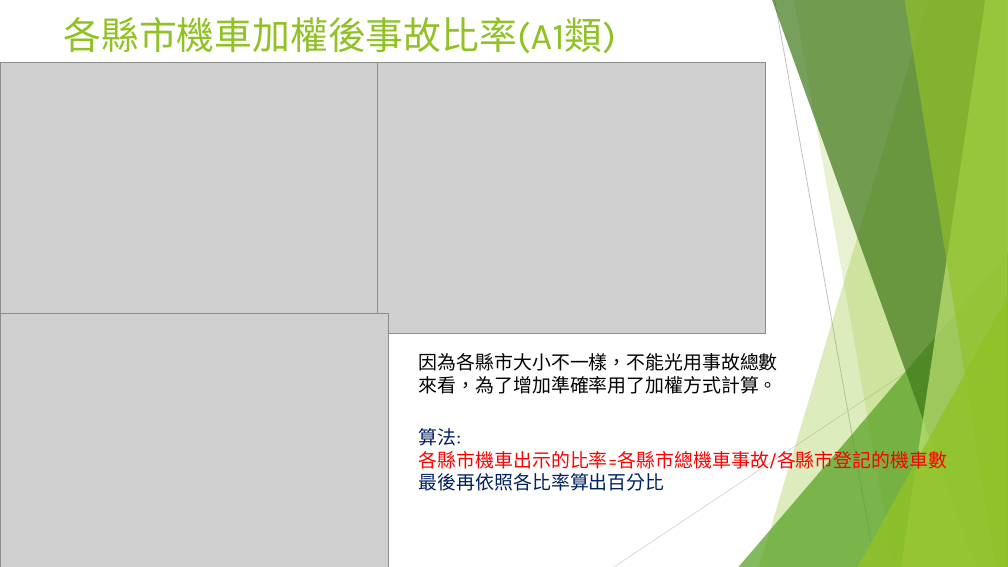
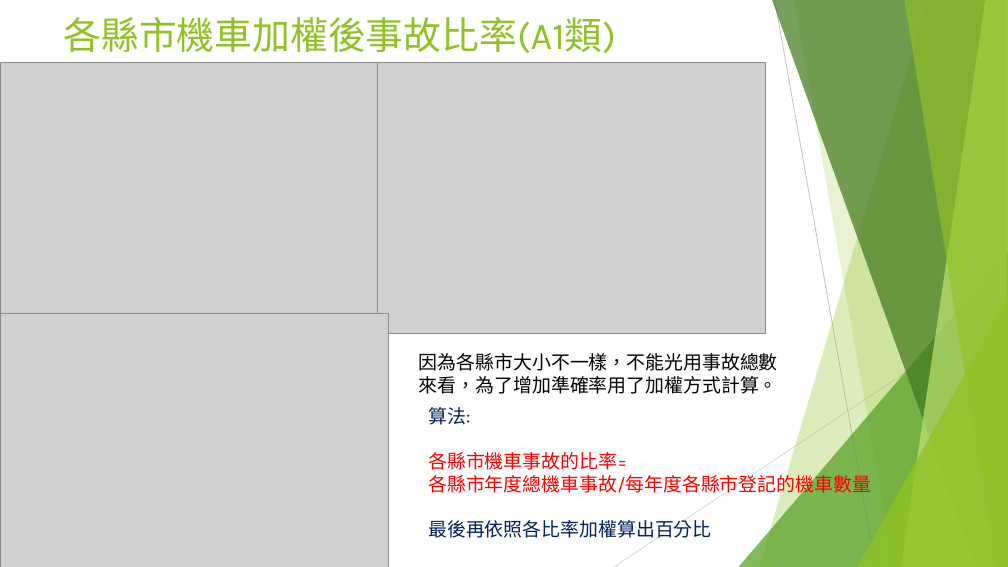
Before and after one commit to ooxx2500/python-sql-for-test, a slide deck: slide 9 of python/專題報告/專題報告-台灣交通事故.pptx (slide 8 before the commit). Drawn at 1008x567 pixels with LibreOffice and Linux fonts; fonts in the diff are those of the drawing; grey boxes stand for pictures. Boxes give left, top, right and bottom in pixels: in the first picture for what was removed or moved away, otherwise in the second. Text is boxed around its words. In the diff, an @@ line names an element or a change of style, - is before the commit and + after.

```diff
--- a/python/專題報告/專題報告-台灣交通事故.pptx
+++ b/python/專題報告/專題報告-台灣交通事故.pptx
@@ text "算法:": place and size @@
-text "算法:" at (419,428,947,491)
+text "算法:" at (428,407,871,538)
@@ text at (428,452,871,538): text changed @@
-各縣市機車出示的比率=各縣市總機車事故/各縣市登記的機車數
-最後再依照各比率算出百分比
+各縣市機車事故的比率=
+各縣市年度總機車事故/每年度各縣市登記的機車數量
+最後再依照各比率加權算出百分比
```
Also in this commit, not shown: 5 other slides changed, 1 slide added, 2 other files.
